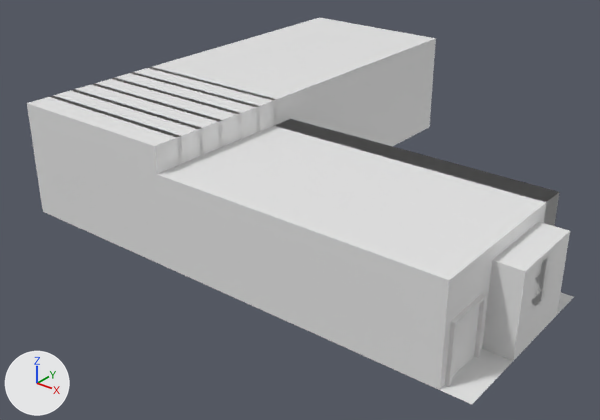
The Blender file Blender3DByExample_ch04/ch04_kitchenBlueprint_final.blend, before and after one commit.
The view is the same before and after, from a 50 mm camera at (22.6, -22.9, 14.5) aimed at (4.2, 0.1, 0.3). The axes (+X, +Y, +Z) are drawn at lower left. The lights are the same throughout.

Before the edit, the objects in view are built like this:
```python
ob_previs_001 = bpy.data.objects.new('previs.001', me_cube_002)
ob_previs_001.location = (14.0, 0.0, 0.0)
ob_previs_004 = bpy.data.objects.new('previs.004', me_cube_005)
ob_previs_004.location = (3.0, 0.0, 3.5)
ob_previs_005 = bpy.data.objects.new('previs.005', me_cube_006)
ob_previs_005.location = (3.0, -1.0, 3.5)
ob_previs_006 = bpy.data.objects.new('previs.006', me_cube_007)
ob_previs_006.location = (3.0, -2.0, 3.5)
ob_previs_007 = bpy.data.objects.new('previs.007', me_cube_008)
ob_previs_007.location = (3.0, -3.0, 3.5)
ob_previs_008 = bpy.data.objects.new('previs.008', me_cube_009)
ob_previs_008.location = (3.0, -4.0, 3.5)
ob_previs_009 = bpy.data.objects.new('previs.009', me_cube_010)
ob_previs_009.location = (3.0, -5.0, 3.5)
ob_roof = bpy.data.objects.new('roof', me_plane_004)
ob_roof.location = (0.0, 0.0, 0.0)
ob_walls = bpy.data.objects.new('walls', me_plane)
ob_walls.location = (0.0, 0.0, 0.0)
# also in view: 'Door.001' at (14.0, -4.8, 1.0); 'floor' at (5.5, 3.0, 0.0)
```
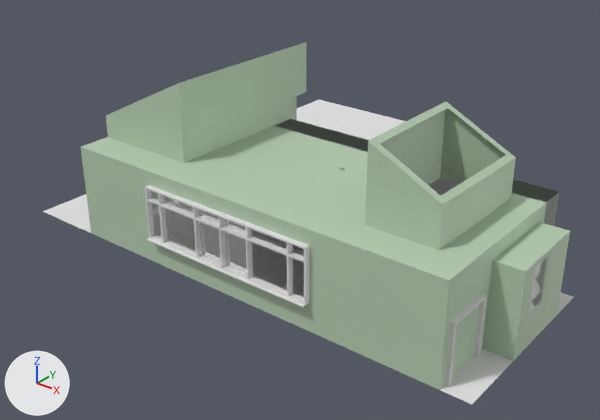
Boxes (x1, y1, x2, y2) around the edits, measured in the pictures (600 x 420 px):
'exterior', added: after (81, 42, 570, 390)
'walls', deleted: before (27, 38, 570, 390)
'roof', deleted: before (27, 18, 558, 280)
'window_panes', added: after (151, 191, 304, 298)
'window_sill', added: after (145, 185, 310, 307)
'previs.009', deleted: before (50, 95, 183, 165)
'previs.007', deleted: before (91, 83, 223, 147)
'previs.008', deleted: before (72, 89, 204, 154)
'window_housing', added: after (150, 191, 304, 298)
'previs.006', deleted: before (112, 78, 242, 140)
'previs.005', deleted: before (131, 72, 260, 132)
'previs.004', deleted: before (149, 67, 277, 125)
'floor', unchanged, uncovered by the edit: before (440, 292, 574, 404); after (43, 100, 574, 404)

Edits to the bpy script that builds the scene:
```text
Add mat_glass:
    mat_glass = bpy.data.materials.new('glass')
    mat_glass.use_nodes = True; mat_glass.node_tree.nodes.clear()
    _N = mat_glass.node_tree.nodes; _L = mat_glass.node_tree.links
    n0 = _N.new('ShaderNodeBsdfGlass'); n0.name = 'Glass BSDF'
    n0.distribution = 'BECKMANN'
    n0.inputs[0].default_value = (0.878, 0.878, 0.878, 1.0)  # 'Color', white #f1f1f1
    n0.inputs[2].default_value = 1.45  # 'IOR'
    n1 = _N.new('ShaderNodeOutputMaterial'); n1.name = 'Material Output'
    _L.new(n0.outputs[0], n1.inputs[0])  # 'BSDF' to 'Surface'
Add mat_wallpaper_001:
    mat_wallpaper_001 = principled_material('wallpaper.001')
    mat_wallpaper_001.base_color = (0.51, 0.65, 0.478)  # light grey #bdd3b8
    mat_wallpaper_001.metallic = 0.1
    mat_wallpaper_001.specular_ior_level = 0.27
Add mat_wood_boards_002:
    mat_wood_boards_002 = bpy.data.materials.new('wood_boards.002')
    # nodes: BsdfPrincipled, Bump, HueSaturation, Invert, Mapping, Math, Mix, OutputMaterial, RGBCurve, TexBrick, TexCoord, TexMagic, TexNoise, TexVoronoi, TexWave, ValToRGB
    # colours: black #000000, white #ffffff, light grey #c0c0c0, dark grey #686868, grey #828282, grey #a69997, brown #6f3434, dark green #2d422d
Add me_window_005:
    me_window_005.from_pydata(...)  # 96 vertices, 24 faces; spans x -3.36..3.36, y 0.0, z 0.07..1.86
    me_window_005.materials.append(mat_glass)
Add me_window_002:
    me_window_002.from_pydata(...)  # 122 vertices, 121 faces; spans x -3.44..3.44, y -0.32..0.14, z -0.03..1.94
Add me_window_001:
    me_window_001.from_pydata(...)  # 192 vertices, 144 faces; spans x -3.38..3.38, y -0.01..0.01, z 0.05..1.89
Add me_plane_001_1:
    me_plane_001_1.from_pydata(...)  # 451 vertices, 407 faces; spans x -1.0..15.0, y -6.0..2.0, z 0.0..6.3
    # faces by material slot: [406, 1]
    me_plane_001_1.materials.append(mat_wallpaper_001)  # light grey #bdd3b8
    me_plane_001_1.materials.append(mat_wood_boards_002)
Remove ob_walls:
    ob_walls = bpy.data.objects.new('walls', me_plane)
    ob_walls.location = (0.0, 0.0, 0.0)
Remove ob_roof:
    ob_roof = bpy.data.objects.new('roof', me_plane_004)
    ob_roof.location = (0.0, 0.0, 0.0)
Remove ob_previs_004:
    ob_previs_004 = bpy.data.objects.new('previs.004', me_cube_005)
    ob_previs_004.location = (3.0, 0.0, 3.5)
Remove ob_previs_005:
    ob_previs_005 = bpy.data.objects.new('previs.005', me_cube_006)
    ob_previs_005.location = (3.0, -1.0, 3.5)
Remove ob_previs_006:
    ob_previs_006 = bpy.data.objects.new('previs.006', me_cube_007)
    ob_previs_006.location = (3.0, -2.0, 3.5)
Remove ob_previs_007:
    ob_previs_007 = bpy.data.objects.new('previs.007', me_cube_008)
    ob_previs_007.location = (3.0, -3.0, 3.5)
Remove ob_previs_008:
    ob_previs_008 = bpy.data.objects.new('previs.008', me_cube_009)
    ob_previs_008.location = (3.0, -4.0, 3.5)
Remove ob_previs_009:
    ob_previs_009 = bpy.data.objects.new('previs.009', me_cube_010)
    ob_previs_009.location = (3.0, -5.0, 3.5)
Add ob_window_panes:
    ob_window_panes = bpy.data.objects.new('window_panes', me_window_005)
    ob_window_panes.location = (6.0, -6.0, 1.05)
    ob_window_panes.visible_shadow = False
Add ob_window_sill:
    ob_window_sill = bpy.data.objects.new('window_sill', me_window_002)
    ob_window_sill.location = (6.0, -6.0, 1.05)
Add ob_window_housing:
    ob_window_housing = bpy.data.objects.new('window_housing', me_window_001)
    ob_window_housing.location = (6.0, -6.0, 1.05)
Add ob_exterior:
    ob_exterior = bpy.data.objects.new('exterior', me_plane_001_1)
    ob_exterior.location = (0.0, 0.0, 0.0)
```
